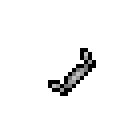
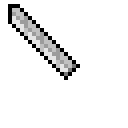
Two versions of the same layered image (128 × 128). Layer-by-layer changes:
showed "Blade" (1st of 2) over <box>8,4,80,80</box>
hid "Crossguard" (1st of 2) over <box>48,48,96,96</box>
